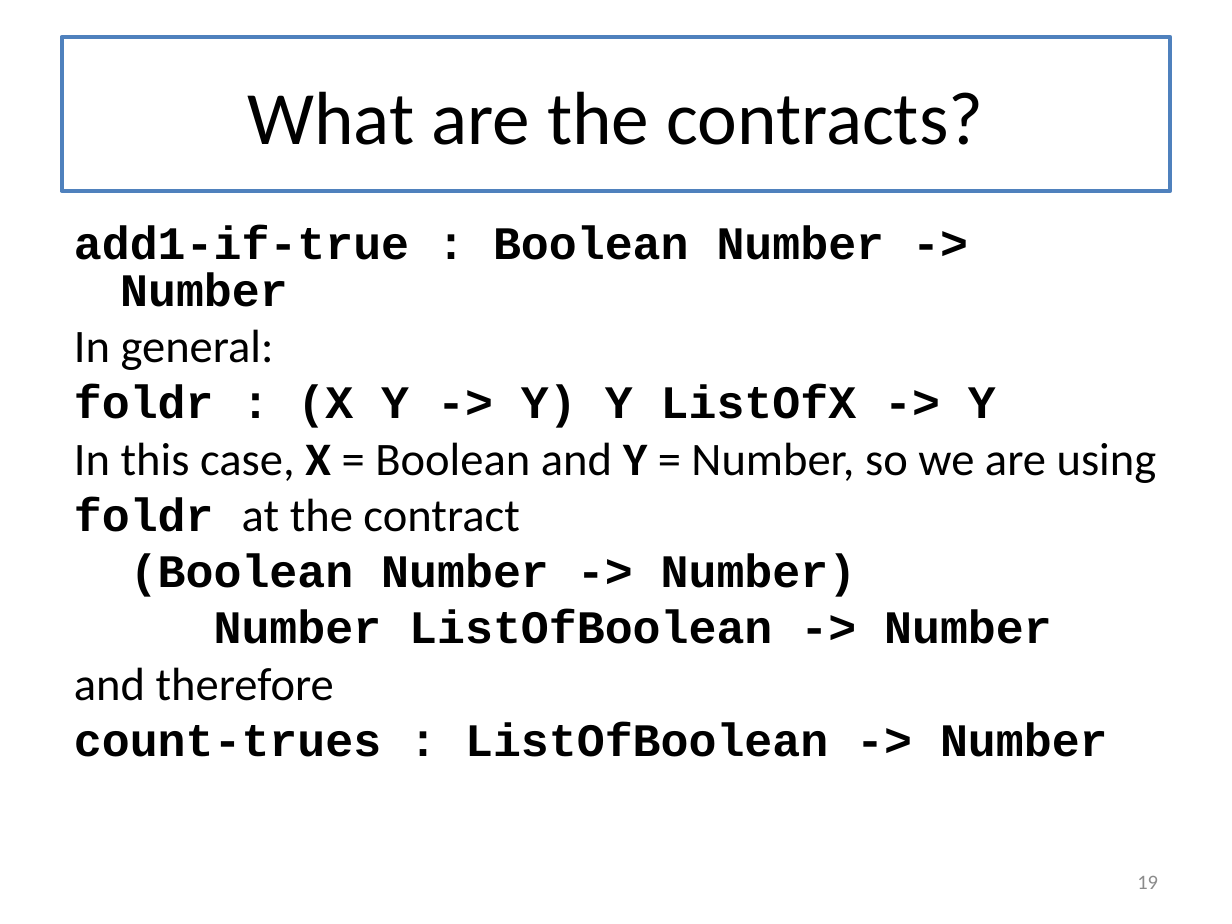
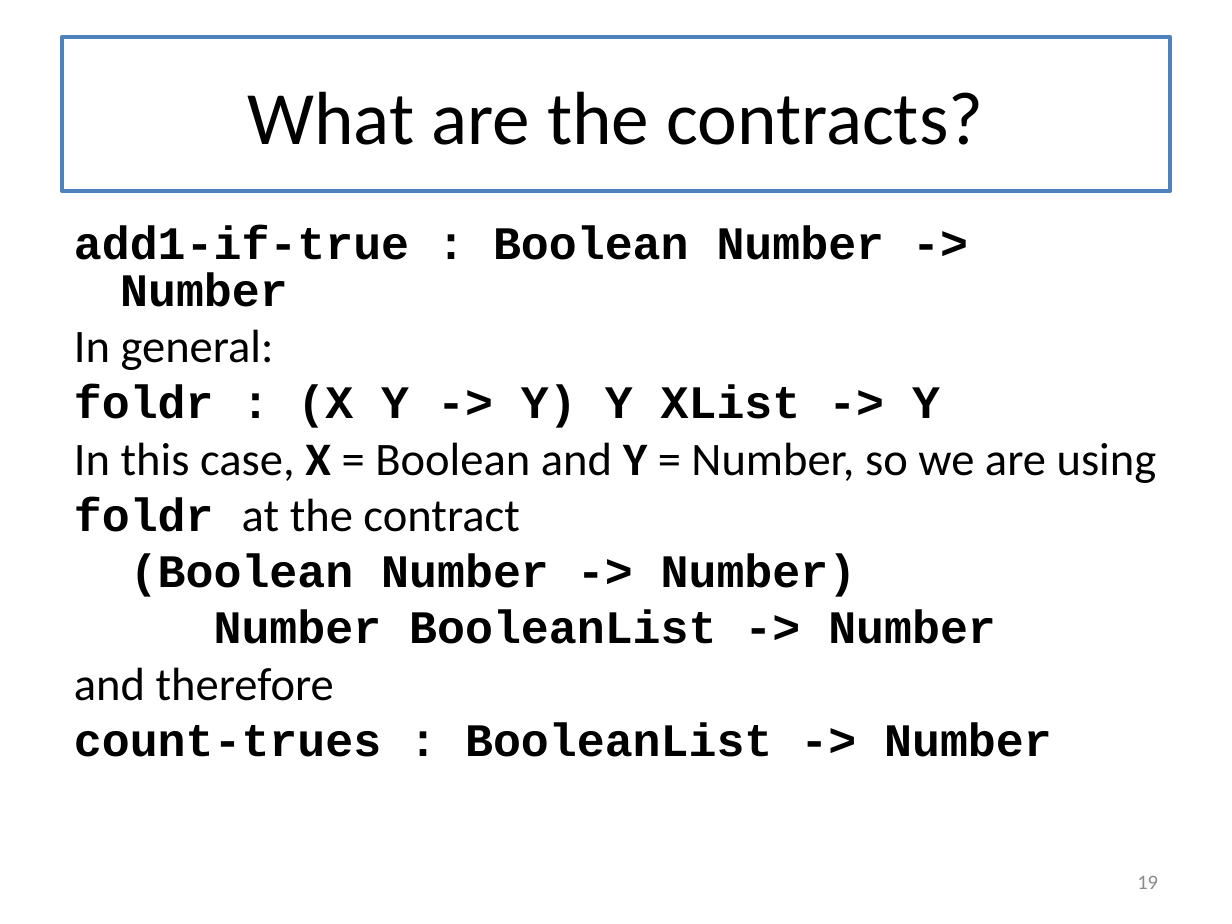
Before and after one commit to mwand/cs5010f17, a slide deck: slide 19 of Slides/Lesson 6.4 Foldr.pptx. Drawn at 1232x924 pixels with LibreOffice and Linux fonts; fonts in the diff are those of the drawing. Boxes give left, top, right and bottom in pixels: in the first picture for what was removed or moved away, otherwise in the second. Text is boxed around its words. In the diff, an @@ line names an element or a change of style, - is before the commit and + after.

```diff
--- a/Slides/Lesson 6.4 Foldr.pptx
+++ b/Slides/Lesson 6.4 Foldr.pptx
@@ text at (x1=74, y1=385, x2=940, y2=428): text changed @@
-foldr : (X Y -> Y) Y ListOfX -> Y
+foldr : (X Y -> Y) Y XList -> Y
@@ text at (x1=214, y1=610, x2=996, y2=644): text changed @@
-Number ListOfBoolean -> Number
+Number BooleanList -> Number
@@ text at (x1=74, y1=723, x2=1052, y2=757): text changed @@
-count-trues : ListOfBoolean -> Number
+count-trues : BooleanList -> Number
```
Also in this commit, not shown: 17 other slides changed.
